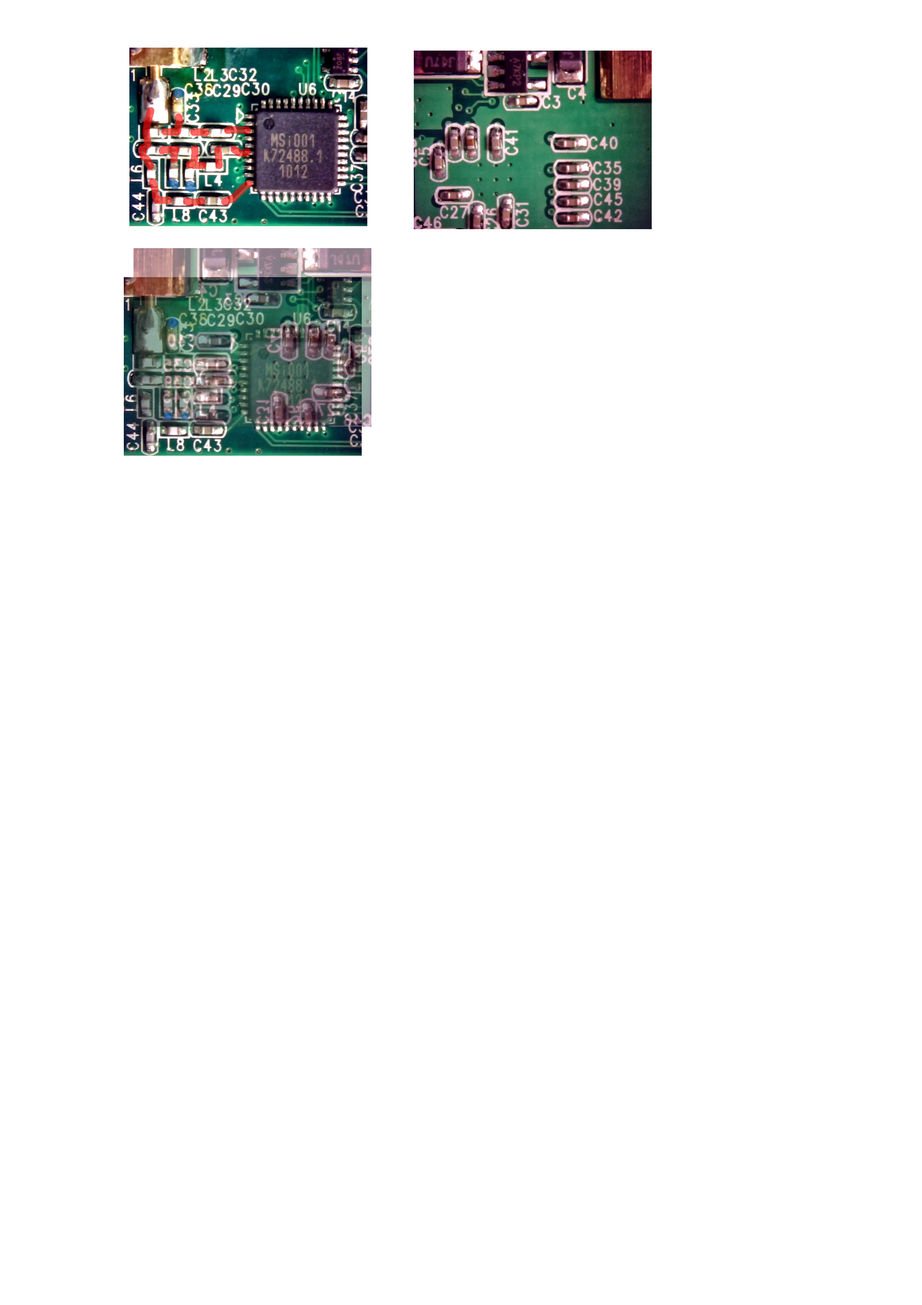
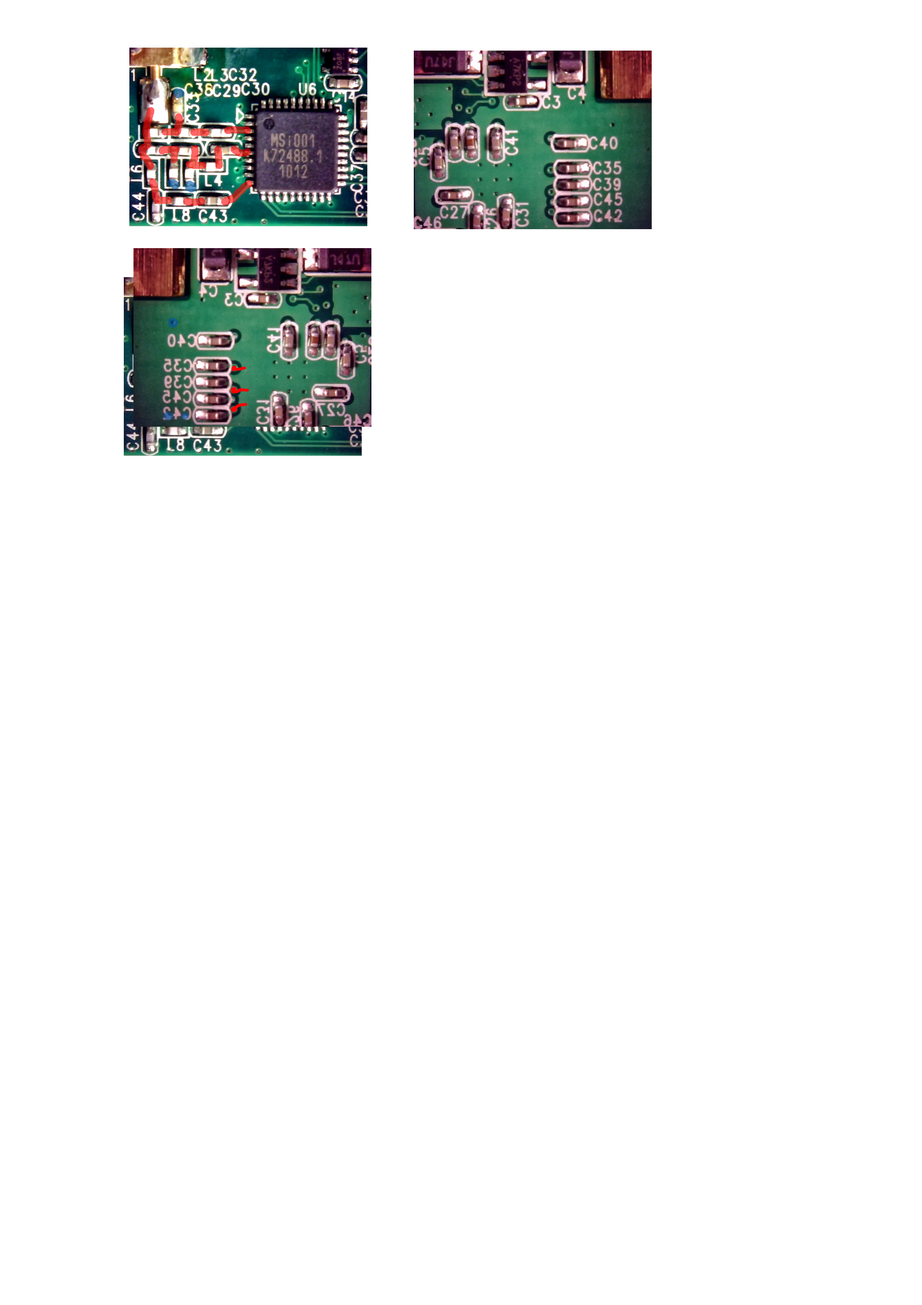
Comparing the layer stacks of the two 922×1305 images. Changes:
added layer "INB" above "0922-24.jpg" over (x1=230, y1=365, x2=250, y2=413)
"0922-49.jpg copy": opacity 51% → 100% over (x1=133, y1=248, x2=372, y2=427)
